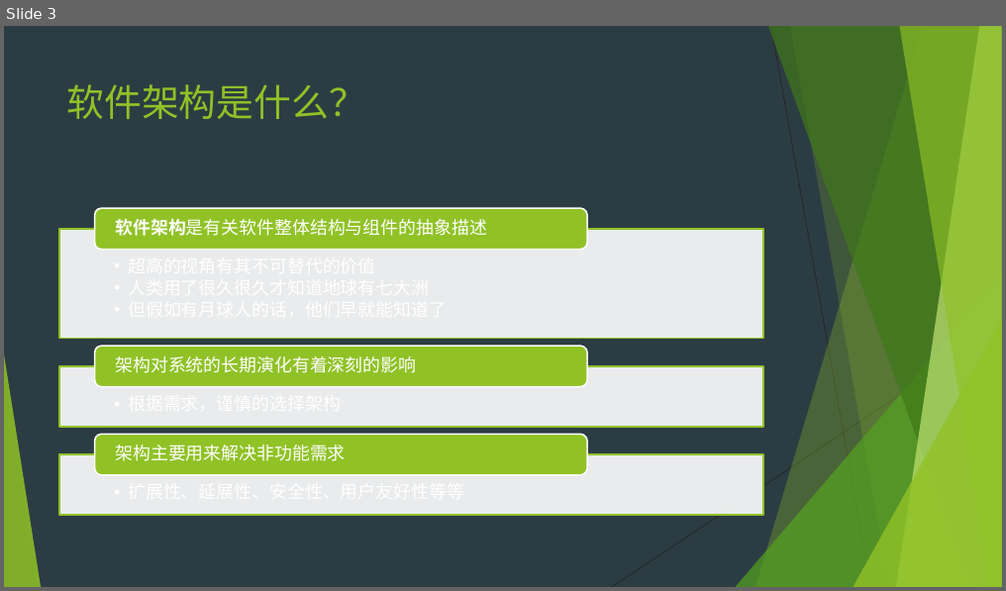
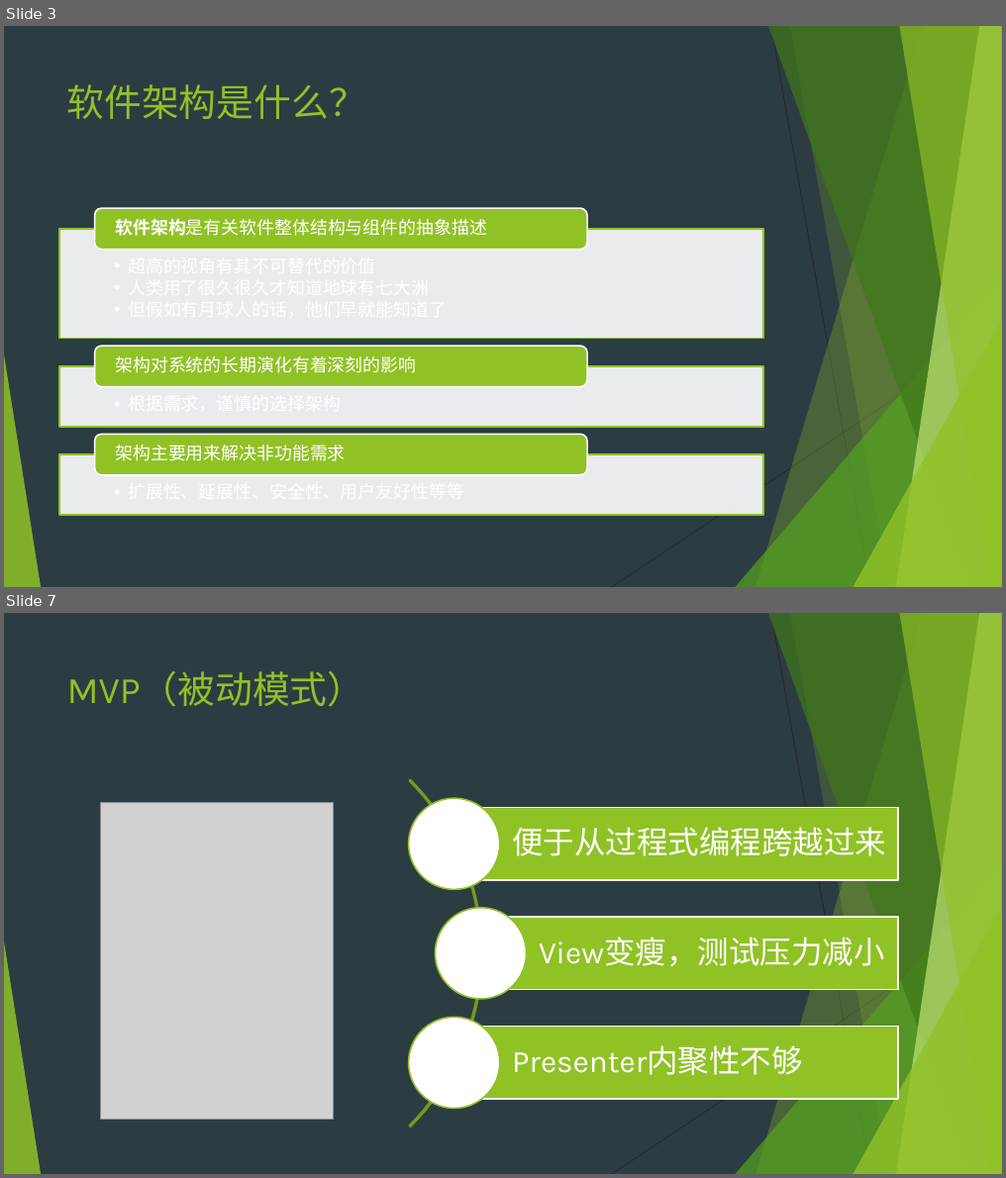
Before and after one commit to jingyanjiaoliu/others, a slide deck: Angular系列讲座 - MVC大家族.pptx. Shown one above the other, each under a label of ours: slide 3 before the commit, slides 3 and 7 after it; the slides between them are not shown. The pictures are 1006x591 and 1006x1178 pixels, drawn with LibreOffice and Linux fonts; fonts in the diff are those of the drawing; grey boxes stand for pictures. Boxes give left, top, right and bottom in pixels: in the first picture for what was removed or moved away, otherwise in the second. Text is boxed around its words. In the diff, an @@ line names an element or a change of style, - is before the commit and + after.

```diff
--- a/Angular系列讲座 - MVC大家族.pptx
+++ b/Angular系列讲座 - MVC大家族.pptx
@@ slide 7 added at [4,613,1002,1174], background #2C3C43; not listed: 10 template elements that a slide beside it also shows @@
@@ title added at [67,671,365,707], 36 pt, text #90C226 @@
+MVP（被动模式）
@@ picture added at [101,802,333,1119] @@
@@ group added at [4,708,899,1174]: 3 rectangles, 3 texts, 3 ellipses, 1 arch (boxed as its full ring) @@
+便于从过程式编程跨越过来
+View变瘦，测试压力减小
+Presenter内聚性不够
```
Also in this commit, not shown: 1 slide changed, 3 other slides added, 1 other file.
